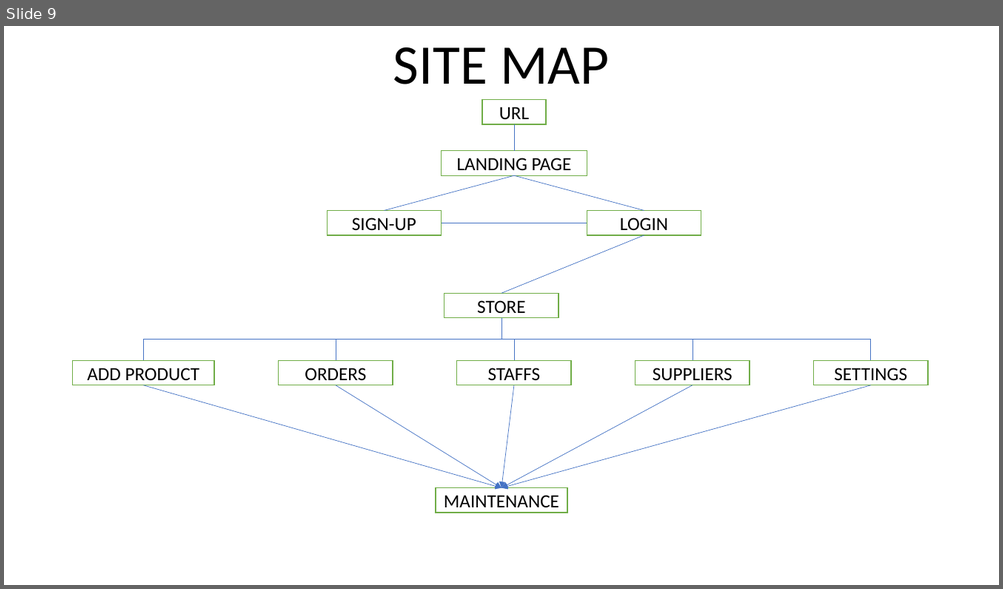
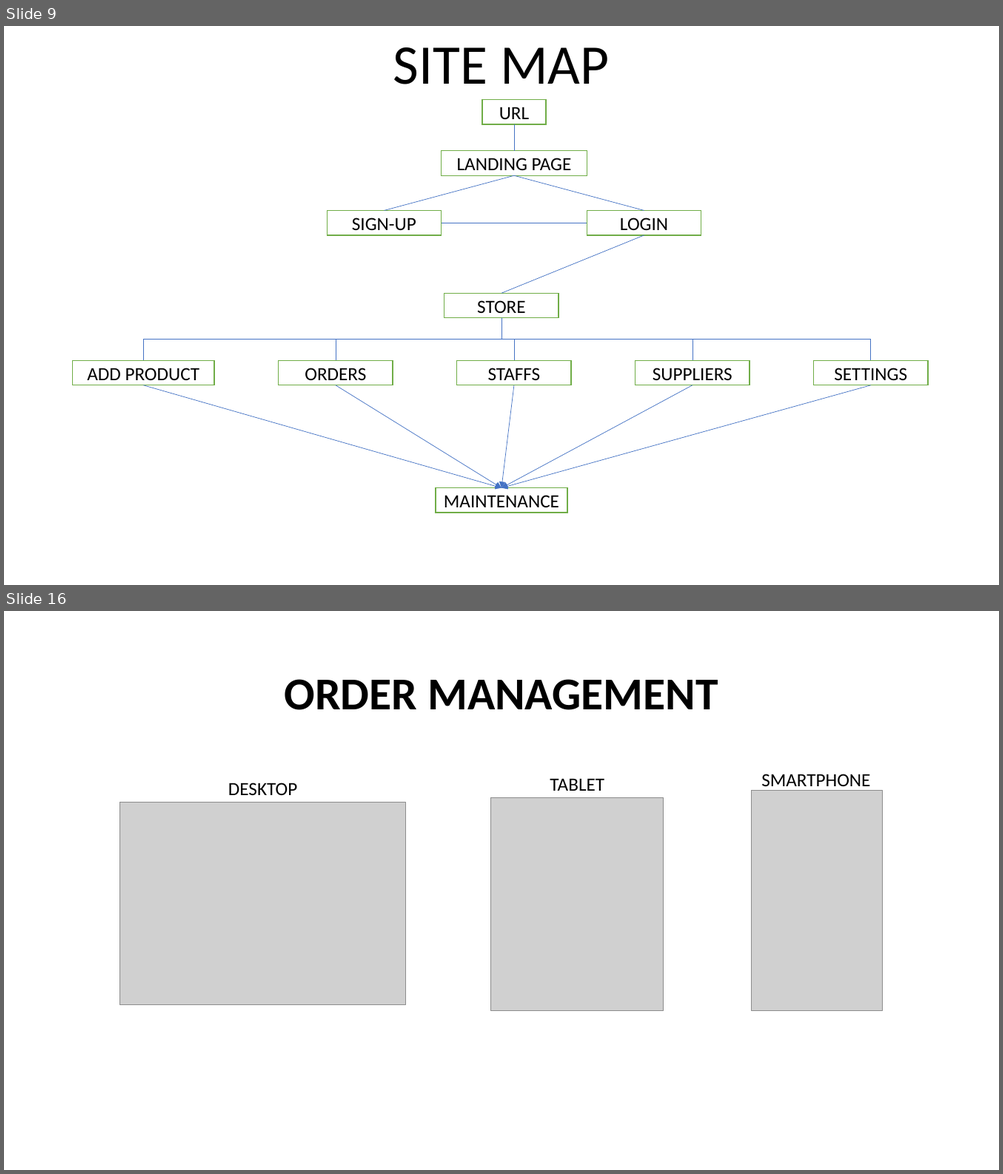
Before and after one commit to abcereno/miniproject1, a slide deck: MINI PROJECT 1 final.pptx. Shown one above the other, each under a label of ours: slide 9 before the commit, slides 9 and 16 after it; the slides between them are not shown. The pictures are 1003x589 and 1003x1174 pixels, drawn with LibreOffice and Linux fonts; fonts in the diff are those of the drawing; grey boxes stand for pictures. Boxes give left, top, right and bottom in pixels: in the first picture for what was removed or moved away, otherwise in the second. Text is boxed around its words. In the diff, an @@ line names an element or a change of style, - is before the commit and + after.

```diff
--- a/MINI PROJECT 1 final.pptx
+++ b/MINI PROJECT 1 final.pptx
@@ slide 16 added at bbox=[4, 611, 999, 1170], background #FFFFFF @@
@@ title added at bbox=[284, 679, 717, 710], 44 pt, text #000000, bold @@
+ORDER MANAGEMENT
@@ text added at bbox=[228, 783, 297, 795], 18 pt, text #000000 @@
+DESKTOP
@@ text added at bbox=[549, 778, 604, 791], 18 pt, text #000000 @@
+TABLET
@@ text added at bbox=[761, 774, 870, 792], 18 pt, text #000000 @@
+SMARTPHONE
@@ picture added at bbox=[119, 803, 405, 1005] @@
@@ picture added at bbox=[491, 798, 663, 1011] @@
@@ picture added at bbox=[751, 790, 882, 1011] @@
```
Also in this commit, not shown: 3 slides changed, 9 other slides added, 1 other file.
